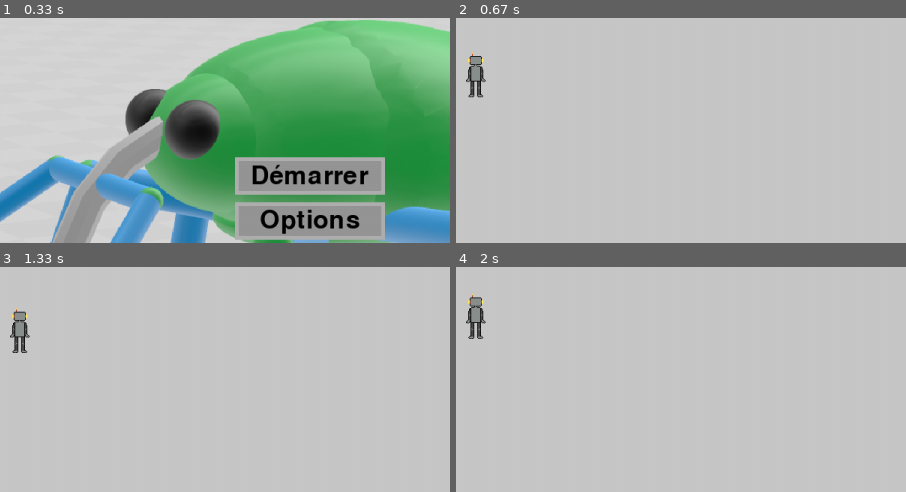
Above: before the commit, frames 1-4 (two rows, left to right).
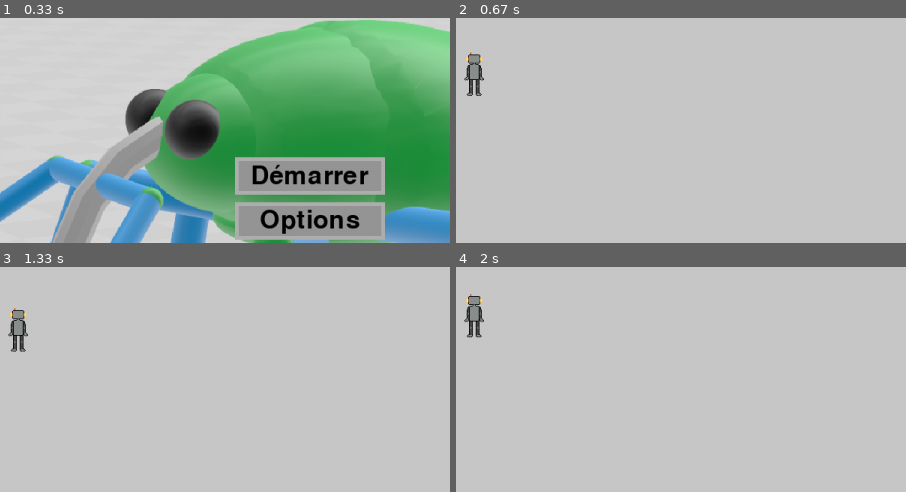
Above: after the commit, the same moments.

Repository: artieur262/Roborancon
Game: pygame game, started from main.py
The game is run twice, just before and just after one commit, with the same random seed, the same clock (stepped at 60 frames per second) and the same inputs.
Inputs (mouse positions are % of the whole screen's width and height, from its top left):
- Up to frame 1 (0.33 s): no input
- Up to frame 2 (0.67 s): click (50, 40) at 0.38 s
- Up to frame 3 (1.33 s): tap Space at 0.67, 1.07 s; hold Right from 1 s (still down); move the mouse to (51, 56) at 1.03 s; tap S at 1.15 s
- Up to frame 4 (2 s): tap Space at 1.37, 1.57, 1.9 s; release Right at 1.47 s; hold Up 1.5-1.8 s; move the mouse to (26, 51) at 1.53 s; hold Right from 1.83 s (still down); move the mouse to (60, 72) at 1.87 s; tap Shift at 1.98 s
The pictures show only the part of the screen within x 16-66%, y 5-55%; the shares and areas given below are measured in that part.

Frame 1 is identical in both runs. In frame 2, 0.5% of the frame differs, in the area x 1-7%, y 14-36%; in frame 3, 0.5%; in frame 4, 0.5%.

Commit message:
changement de la taille du personnage

Diff:
--- a/game/entity/playeur.py
+++ b/game/entity/playeur.py
@@ -86,7 +86,7 @@
                 membre = self.membre_equipe[clee]
                 position = corps.membre_emplacement[clee]
                 image.ajoute_image(membre.get_texture(i), position)
-            image.ancre=(19,35)
+            image.ancre=(21,37)
             self.texture.append(image)
 
     def arrete(self):
--- a/teste/playeur.json
+++ b/teste/playeur.json
@@ -5,8 +5,8 @@
   100
  ],
  "taille": [
-  26,
-  26
+  22,
+  22
  ],
  "stats": {
   "vie": 100,
--- a/teste6.py
+++ b/teste6.py
@@ -89,7 +89,7 @@
     )
     playeur = Playeur(
         [100, 100],
-        (26, 26),
+        (22, 22),
         {"vie": 100, "force": 10, "vitesse_min": 3, "vitesse_max": 6},
     )
 
--- a/textures/teste/test_playeur/ancre.json
+++ b/textures/teste/test_playeur/ancre.json
@@ -1,14 +1,14 @@
 [
-    [19,35],
-    [19,35],
-    [19,35],
-    [19,35],
-    [19,35],
-    [19,35],
-    [19,35],
-    [19,35],
-    [19,35],
-    [19,35],
-    [19,35],
-    [19,35]
+    [21,37],
+    [21,37],
+    [21,37],
+    [21,37],
+    [21,37],
+    [21,37],
+    [21,37],
+    [21,37],
+    [21,37],
+    [21,37],
+    [21,37],
+    [21,37]
 ]
Binary file added: textures/teste/pdn/img00.png
Binary file removed: textures/teste/test_playeur/img00.png
Binary file changed: textures/teste/test_playeur/img01.png
Binary file changed: textures/teste/test_playeur/img02.png
Binary file changed: textures/teste/test_playeur/img03.png
Binary file changed: textures/teste/test_playeur/img04.png
Binary file changed: textures/teste/test_playeur/img05.png
Binary file changed: textures/teste/test_playeur/img06.png
Binary file changed: textures/teste/test_playeur/img07.png
Binary file changed: textures/teste/test_playeur/img08.png
Binary file changed: textures/teste/test_playeur/img09.png
Binary file changed: textures/teste/test_playeur/img10.png
(and 2 more such lines)
